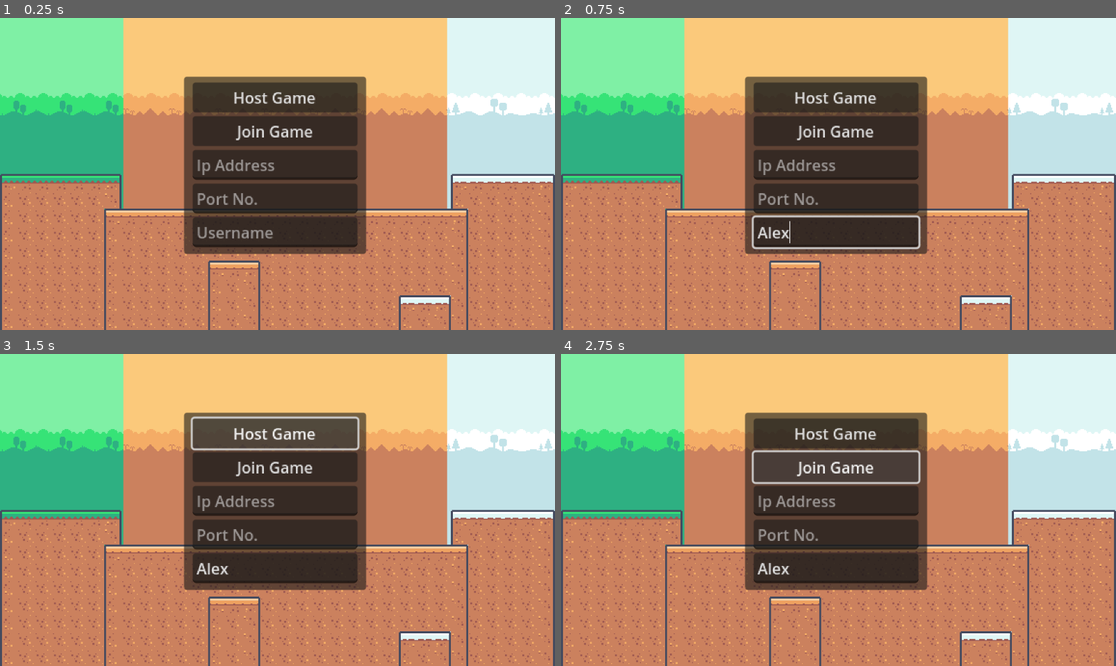
Above: before the commit, frames 1-4 (two rows, left to right).
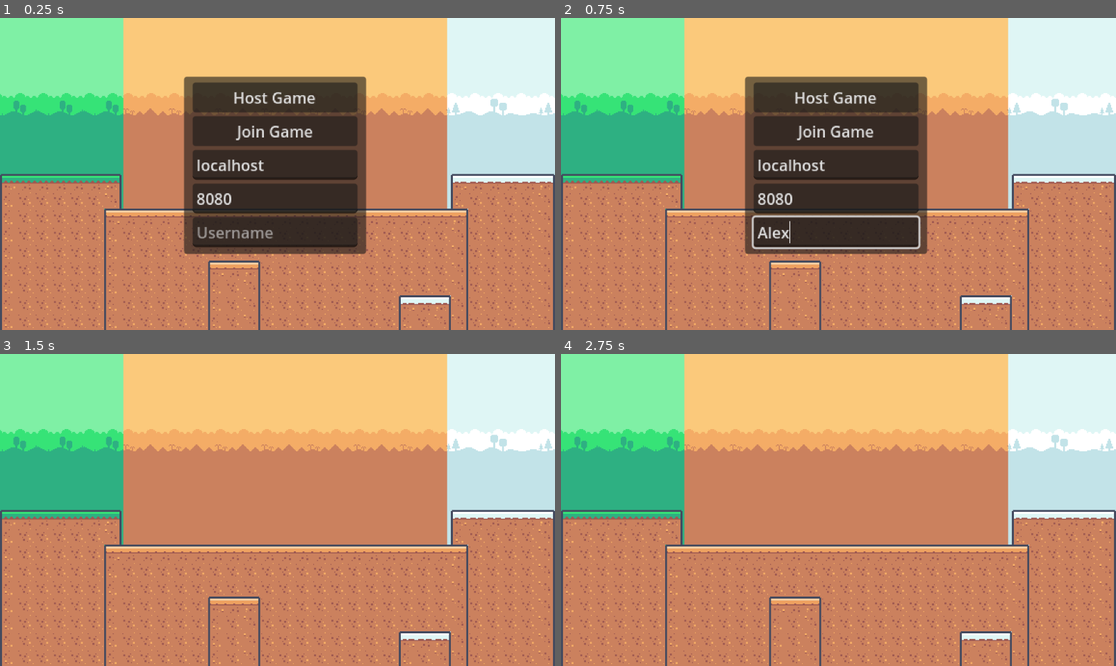
Above: after the commit, the same moments.

Repository: AyaPK/godot_multiplayer_practice
Game: Godot game, scene res://scenes/main.tscn
Two runs of this game, one before a commit and one after it. Both use one fixed random seed, a clock stepped at 60 frames per second and the inputs below.
Inputs (mouse positions are in pixels of both pictures, inside the frame that each line leads up to):
- Up to frame 1 (0.25 s): no input
- Up to frame 2 (0.75 s): click (838, 233) at 0.52 s; type "Alex" at 0.6 s
- Up to frame 3 (1.5 s): click "Host Game" at 1.25 s
- Up to frame 4 (2.75 s): click (838, 466) at 2 s, where only the run before the commit has a clickable "Join Game"

The runs differ from the first frame. In frame 1, 0.5% of the frame differs, in the area x 35-50%, y 45-60%; in frame 2, 0.5%; in frame 3, 19%, in the area x 33-67%, y 18-76%; in frame 4, 19%.

Commit message:
Allow clients to connect to server

Diff:
--- a/scenes/main.tscn
+++ b/scenes/main.tscn
@@ -1,7 +1,8 @@
-[gd_scene load_steps=7 format=4 uid="uid://bvrgv0fekbp6a"]
+[gd_scene load_steps=8 format=4 uid="uid://bvrgv0fekbp6a"]
 
 [ext_resource type="Texture2D" uid="uid://cyvdfkf7sjia0" path="res://sprites/tilemap_packed.png" id="1_1u0x0"]
 [ext_resource type="Texture2D" uid="uid://bd8fd3w68mxx5" path="res://sprites/tilemap-backgrounds_packed.png" id="1_ujydx"]
+[ext_resource type="Script" path="res://scripts/network_manager.gd" id="3_vn1jf"]
 
 [sub_resource type="TileSetAtlasSource" id="TileSetAtlasSource_ndslg"]
 texture = ExtResource("1_ujydx")
@@ -262,6 +263,7 @@
 rendering_quadrant_size = 18
 
 [node name="Network" type="Node" parent="."]
+script = ExtResource("3_vn1jf")
 
 [node name="NetworkUIPanel" type="Panel" parent="Network"]
 z_index = 50
@@ -287,12 +289,17 @@
 
 [node name="IP" type="LineEdit" parent="Network/NetworkUIPanel/VBoxContainer"]
 layout_mode = 2
+text = "localhost"
 placeholder_text = "Ip Address"
 
 [node name="Port" type="LineEdit" parent="Network/NetworkUIPanel/VBoxContainer"]
 layout_mode = 2
+text = "8080"
 placeholder_text = "Port No."
 
 [node name="Username" type="LineEdit" parent="Network/NetworkUIPanel/VBoxContainer"]
 layout_mode = 2
 placeholder_text = "Username"
+
+[connection signal="pressed" from="Network/NetworkUIPanel/VBoxContainer/StartServerButton" to="Network" method="start_host"]
+[connection signal="pressed" from="Network/NetworkUIPanel/VBoxContainer/JoinServerButton" to="Network" method="start_client"]
--- /dev/null
+++ b/scripts/network_manager.gd
@@ -0,0 +1,55 @@
+extends Node
+
+const MAX_CONNECTIONS = 3
+@onready var ip: LineEdit = $NetworkUIPanel/VBoxContainer/IP
+@onready var port: LineEdit = $NetworkUIPanel/VBoxContainer/Port
+@onready var username: LineEdit = $NetworkUIPanel/VBoxContainer/Username
+@onready var network_ui_panel: Panel = $NetworkUIPanel
+
+var local_username: String
+
+func _ready() -> void:
+	pass
+
+func start_host() -> void:
+	var peer = ENetMultiplayerPeer.new()
+	peer.create_server(int(port.text), MAX_CONNECTIONS)
+	multiplayer.multiplayer_peer = peer
+	multiplayer.peer_connected.connect(_player_connected)
+	multiplayer.peer_disconnected.connect(_player_disconnected)
+
+	_hide_network_ui()
+
+func start_client() -> void:
+	var peer = ENetMultiplayerPeer.new()
+	peer.create_client(ip.text, int(port.text))
+	multiplayer.multiplayer_peer = peer
+	multiplayer.connected_to_server.connect(_connected_to_server)
+	multiplayer.connection_failed.connect(_connection_failed)
+	multiplayer.server_disconnected.connect(_server_disconnected)
+
+func _on_username_change(updated_username: String) -> void:
+	local_username = updated_username
+
+func _player_connected(player_id: int) -> void:
+	print("Player has joined the server with id %s" % player_id)
+
+func _player_disconnected(player_id: int) -> void:
+	print("Player %s has left the game" % player_id)
+
+func _connected_to_server() -> void:
+	print("Connected to server")
+	_hide_network_ui()
+
+func _connection_failed() -> void:
+	print("Failed to connect")
+
+func _server_disconnected() -> void:
+	print("Disconnected from server")
+	_show_network_ui()
+
+func _hide_network_ui() -> void:
+	network_ui_panel.hide()
+
+func _show_network_ui() -> void:
+	network_ui_panel.show()
